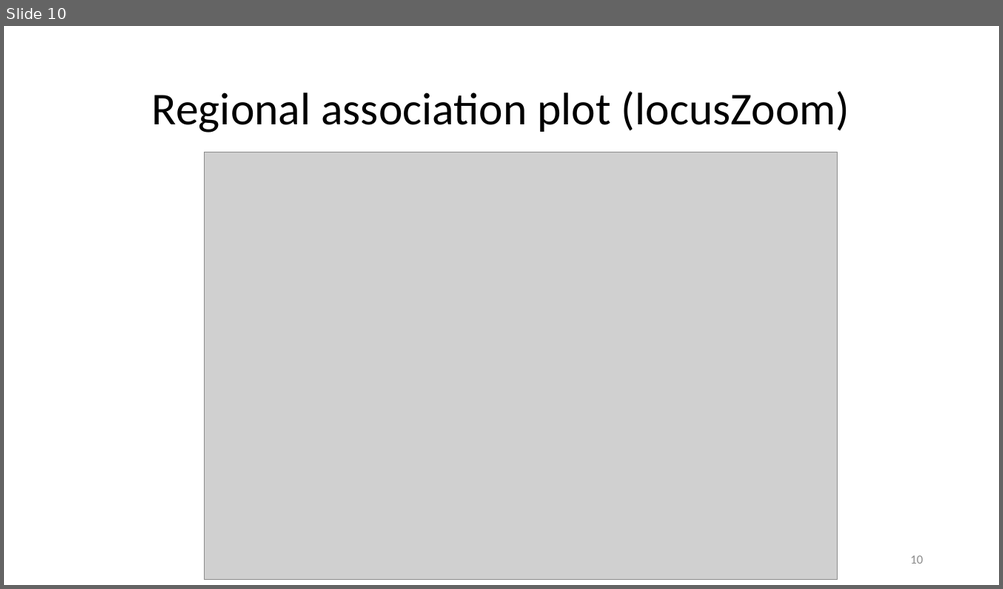
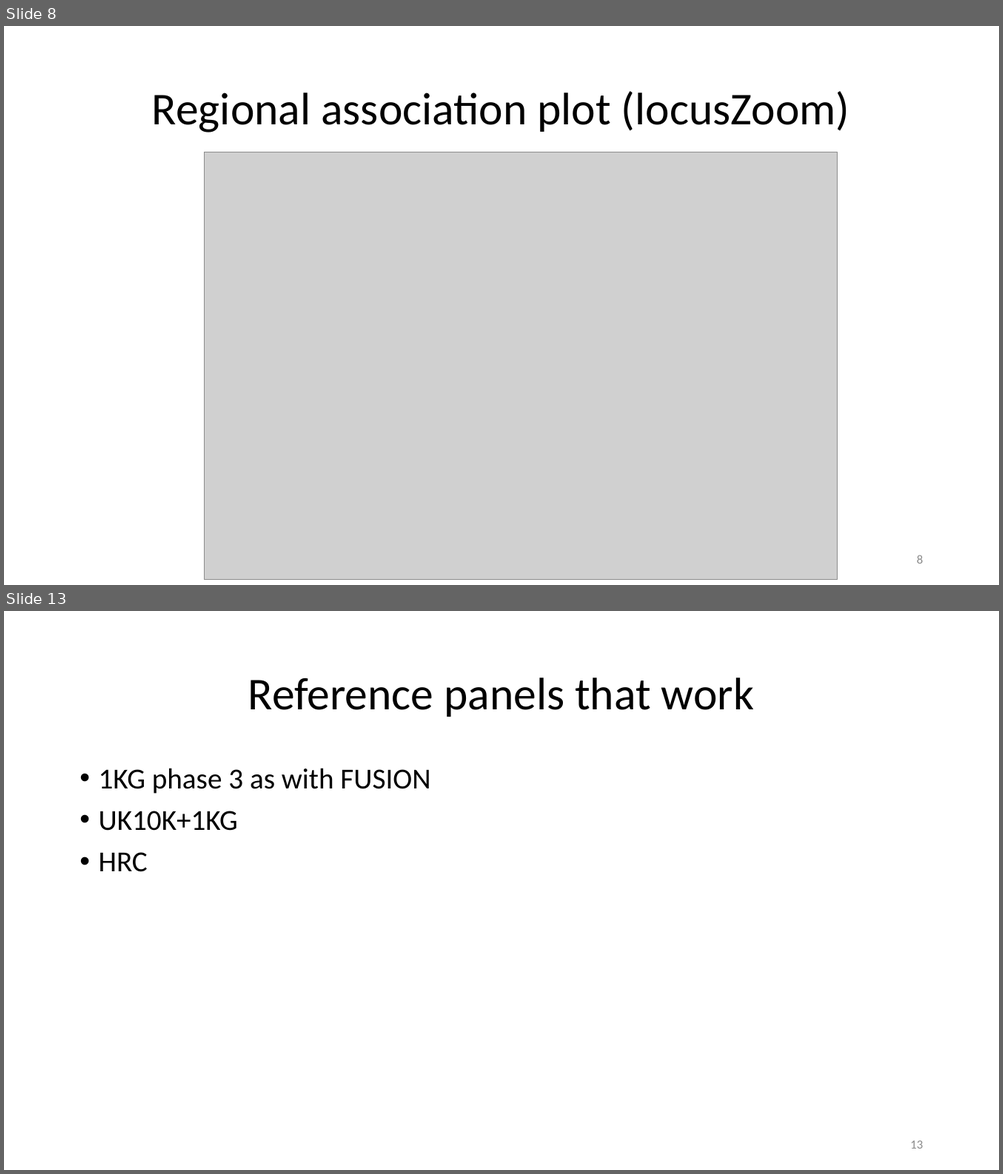
Before and after one commit to jinghuazhao/FM-pipeline, a slide deck: README.pptx. Shown one above the other, each under a label of ours: slide 10 before the commit, slides 8 and 13 after it; the slides between them are not shown. The pictures are 1003x589 and 1003x1174 pixels, drawn with LibreOffice and Linux fonts; fonts in the diff are those of the drawing; grey boxes stand for pictures. Boxes give left, top, right and bottom in pixels: in the first picture for what was removed or moved away, otherwise in the second. Text is boxed around its words. In the diff, an @@ line names an element or a change of style, - is before the commit and + after.

```diff
--- a/README.pptx
+++ b/README.pptx
@@ slide 13 added at (4, 611, 999, 1170), background #FFFFFF @@
@@ title added at (248, 678, 754, 717), 44 pt, text #000000 @@
+Reference panels that work
@@ text added at (99, 768, 430, 872), 28 pt, text #000000 @@
+• 1KG phase 3 as with FUSION
+• UK10K+1KG
+• HRC
@@ page number added at (910, 1141, 922, 1149), 12 pt, text #8C8C8C @@
+13
@@ what was slide 10 is now slide 8 @@
@@ page number at (916, 555, 922, 564): text changed @@
-10
+8
```
Also in this commit, not shown: 4 slides changed, 1 other slide added, 1 slide removed.
